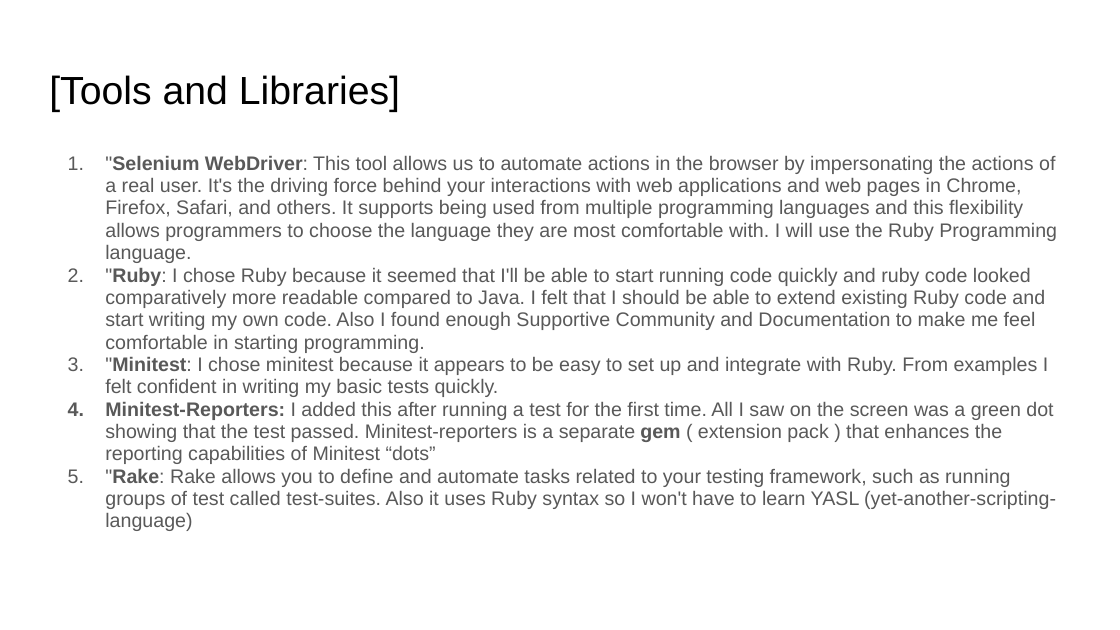
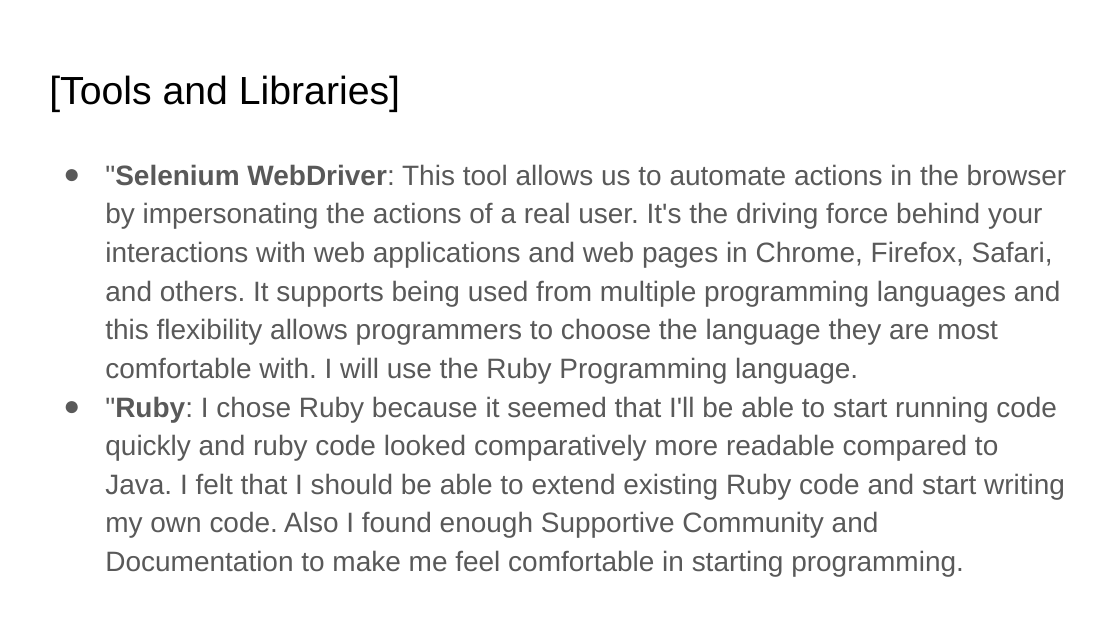
Before and after one commit to fawadmalik/end2EndAutomationWithRubyAndMinitestReport, a slide deck: slide 4 of docs/Web App Testing Automation.pptx. Drawn at 1120x630 pixels with LibreOffice and Linux fonts; fonts in the diff are those of the drawing. Boxes give left, top, right and bottom in pixels: in the first picture for what was removed or moved away, otherwise in the second. Text is boxed around its words. In the diff, an @@ line names an element or a change of style, - is before the commit and + after.

```diff
--- a/docs/Web App Testing Automation.pptx
+++ b/docs/Web App Testing Automation.pptx
@@ text ""Selenium WebDriver: This tool allows ..." at box(105, 164, 1067, 576): size 12.6 to 18 pt; bullet 1. to ●; line spacing 0.95 to 1.15 @@
@@ text at box(105, 357, 1056, 531): paragraphs removed @@
-3. "Minitest: I chose minitest because it appears to be easy to set up and integrate with Ruby. From examples I felt confident in writing my basic tests quickly.
-4. Minitest-Reporters: I added this after running a test for the first time. All I saw on the screen was a green dot showing that the test passed. Minitest-reporters is a separate gem ( extension pack ) that enhances the reporting capabilities of Minitest “dots”
-5. "Rake: Rake allows you to define and automate tasks related to your testing framework, such as running groups of test called test-suites. Also it uses Ruby syntax so I won't have to learn YASL (yet-another-scripting-language)
```
Also in this commit, not shown: 3 other slides changed, 8 slides added, 4 slides removed, 1 other file.
